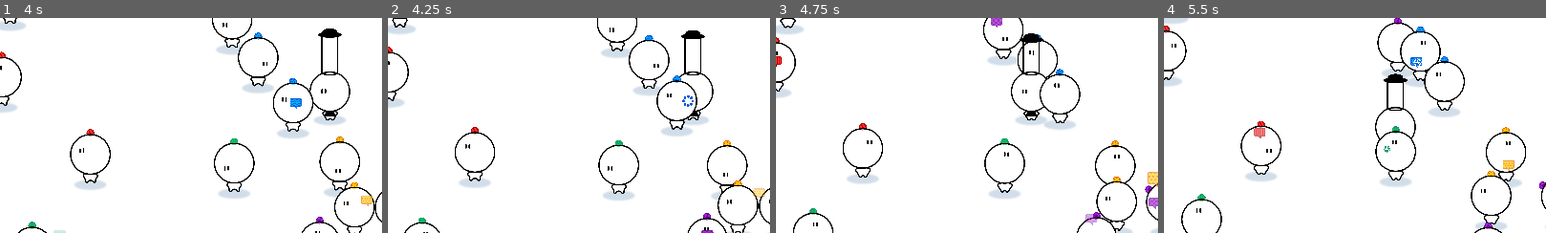
Above: before the commit, frames 1-4 (left to right).
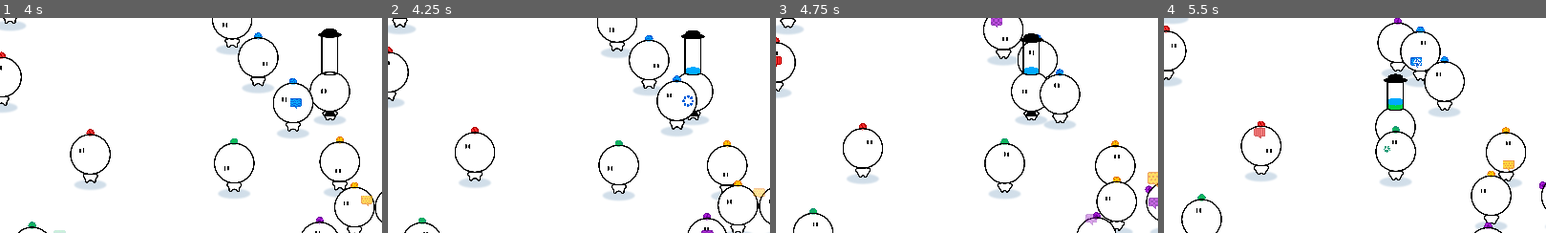
Above: after the commit, the same moments.

Repository: haihala/mankind-knew
Game: Godot game, scene res://world.tscn
Two runs of this game, one before a commit and one after it. Both use one fixed random seed, a clock stepped at 60 frames per second and the inputs below.
Inputs (mouse positions are % of the whole screen's width and height, from its top left):
- Up to frame 1 (4 s): move the mouse to (72, 45) at 0.52 s; hold D (move_right) 0.53-1.28 s; click (72, 45) at 0.67 s; move the mouse to (30, 55) at 1.27 s; hold S (move_down) 1.28-2.03 s; move the mouse to (60, 28) at 2.02 s; hold D (move_right) 2.03-2.78 s; move the mouse to (45, 70) at 2.77 s; hold W (move_up) 2.78-3.53 s; click (45, 70) at 2.92 s; move the mouse to (80, 65) at 3.52 s; hold A (move_left) from 3.53 s (still down)
- Up to frame 2 (4.25 s): keep holding A (move_left)
- Up to frame 3 (4.75 s): keep holding A (move_left); move the mouse to (20, 35) at 4.27 s
- Up to frame 4 (5.5 s): move the mouse to (55, 50) at 5.02 s; release A (move_left) at 5.03 s; hold S (move_down) from 5.03 s (still down); click (55, 50) at 5.17 s
The pictures show only the part of the screen within x 20-70%, y 34-84%; the shares and areas given below are measured in that part.

Frame 1 is identical in both runs. In frame 2, 0.1% of the frame differs, in the area x 78-82%, y 22-27%; in frame 3, 0.1%; in frame 4, 0.2%, in the area x 58-63%, y 37-43%.

Commit message:
Color backup

Diff:
--- a/godot-project/colors.gd
+++ b/godot-project/colors.gd
@@ -40,14 +40,6 @@
 	0.4,
 ]
 
-static var pattern_hat_angles: Array[float] = [
-	PI/3,
-	0,
-	0,
-	-PI/3,
-	0,
-]
-
 # Used in the end screen charts
 static var pattern_ui_scales: Array[float] = [
 	1,
--- a/godot-project/hat_shaft_fill.gdshader
+++ b/godot-project/hat_shaft_fill.gdshader
@@ -1,33 +1,31 @@
 shader_type canvas_item;
 
-uniform sampler2D[5] patterns;
+uniform sampler2D[5] patterns : source_color;
+uniform vec4[5] colors : source_color;
 uniform float[5] pattern_scales;
-uniform float[5] pattern_angles;
 uniform float[5] beliefs;
 uniform float hat_height;
 
-const float roundness_squishing = 45.0;
-const float corner_threshold = 1.0;
-const vec2 bottom_corner = vec2(0.0, corner_threshold);
-
+const float roundness_squishing = 1.0 / 45.0;
 
 void fragment() {
 	vec2 coords = vec2(1.0-2.0*UV.x, 1.0-UV.y);
 
-	float thickness = pow(abs(coords.x), 2.0) / roundness_squishing;
-	float inverse_thickness = (1.0 / roundness_squishing) - thickness;
+	float thickness = pow(abs(coords.x), 2.0) * roundness_squishing;
+	float inverse_thickness = roundness_squishing - thickness;
 	float bottom = thickness;
 	COLOR.a = 0.0;
 
 	for (int i = 0; i < 5; i++) {
-		if (beliefs[i] == 0.0) {
+		if (beliefs[i] <= 0.001) {
 			continue;
 		}
-		float top = bottom + beliefs[i] + 2.0*inverse_thickness;
+		float top = bottom + beliefs[i] + (2.0 * inverse_thickness);
 		if (coords.y > bottom && coords.y < top) {
-			// In this segment
-			vec2 pos = UV*pattern_scales[i]*vec2(1.0, hat_height);
-			COLOR = texture(patterns[i], fract(pos));
+			vec2 pos = UV*pattern_scales[i] * vec2(1.0, hat_height);
+			//COLOR = texture(patterns[i], fract(pos));
+			//COLOR = texture(patterns[i], fract(pos));
+			COLOR = colors[i];
 		}
 		bottom += beliefs[i];
 	}
--- a/godot-project/player.gd
+++ b/godot-project/player.gd
@@ -26,10 +26,11 @@
 	hat_offset = $HatShaft.position
 	$HatShaftFill.scale.y = max_hat_height
 	$HatShaftFill.position = hat_offset - Vector2(0, max_hat_height/2 - 1.1)
-	$HatShaftFill.material.set_shader_parameter("patterns", Colors.patterns)
-	$HatShaftFill.material.set_shader_parameter("pattern_scales", Colors.pattern_hat_scales)
-	$HatShaftFill.material.set_shader_parameter("pattern_angles", Colors.pattern_hat_angles)
 	$Body.play("default")
+
+	# Web shaders are broken, use colors
+	if OS.has_feature("web"):
+		$HatShaftFill.material.set_shader_parameter("colors", Colors.colors)
 
 func _physics_process(delta: float) -> void:
 	var direction = Input.get_vector("move_left", "move_right", "move_up", "move_down").normalized()
--- a/godot-project/player.tscn
+++ b/godot-project/player.tscn
@@ -8,7 +8,12 @@
 [ext_resource type="Texture2D" uid="uid://b674dpymmg5lc" path="res://player-walk-1.png" id="5_7vk7d"]
 [ext_resource type="Texture2D" uid="uid://c2nudj16orlhr" path="res://player-walk-2.png" id="6_t84eb"]
 [ext_resource type="Texture2D" uid="uid://d4l8cmg46qquc" path="res://eyes.png" id="7_pls7t"]
+[ext_resource type="Texture2D" uid="uid://5068kajfyy7n" path="res://pattern-square-red.png" id="8_bcnqm"]
 [ext_resource type="Texture2D" uid="uid://g3lc7mlgfytf" path="res://player-hat.png" id="8_fusqb"]
+[ext_resource type="Texture2D" uid="uid://cnkps08jya3p8" path="res://pattern-square-purple.png" id="8_k1brg"]
+[ext_resource type="Texture2D" uid="uid://bsguaa66jykx2" path="res://pattern-square-green.png" id="9_3sxa1"]
+[ext_resource type="Texture2D" uid="uid://bhjk5wj7alp2t" path="res://pattern-square-blue.png" id="10_ccwob"]
+[ext_resource type="Texture2D" uid="uid://uxt7pmu48ah3" path="res://pattern-square-yellow.png" id="12_ibi7d"]
 
 [sub_resource type="CapsuleShape2D" id="CapsuleShape2D_t7wc1"]
 radius = 8.0
@@ -30,11 +35,11 @@
 
 [sub_resource type="ShaderMaterial" id="ShaderMaterial_ko1ec"]
 shader = ExtResource("4_wc2p6")
-shader_parameter/pattern_scales = null
-shader_parameter/pattern_angles = null
-shader_parameter/beliefs = PackedFloat32Array(0.194, 0.556)
-shader_parameter/hat_height = null
-shader_parameter/patterns = null
+shader_parameter/colors = PackedColorArray(1, 0.207843, 0.207843, 1, 0, 0.827451, 0.278431, 1, 0, 0.666667, 1, 1, 0.690196, 0.113725, 0.854902, 1, 1, 0.788235, 0, 1)
+shader_parameter/pattern_scales = PackedFloat32Array(3, 0.5, 1, 1.5, 0.4)
+shader_parameter/beliefs = PackedFloat32Array(0.287, 0.104, 0.181, 0.165, 0.113)
+shader_parameter/hat_height = 3.0
+shader_parameter/patterns = Array[Texture2D]([ExtResource("8_bcnqm"), ExtResource("9_3sxa1"), ExtResource("10_ccwob"), ExtResource("8_k1brg"), ExtResource("12_ibi7d")])
 
 [sub_resource type="CanvasTexture" id="CanvasTexture_xx132"]
 
Not shown: 1 places in godot-project/player.tscn that only renumber resources
Not shown: 1 places in godot-project/world.tscn that only renumber resources
